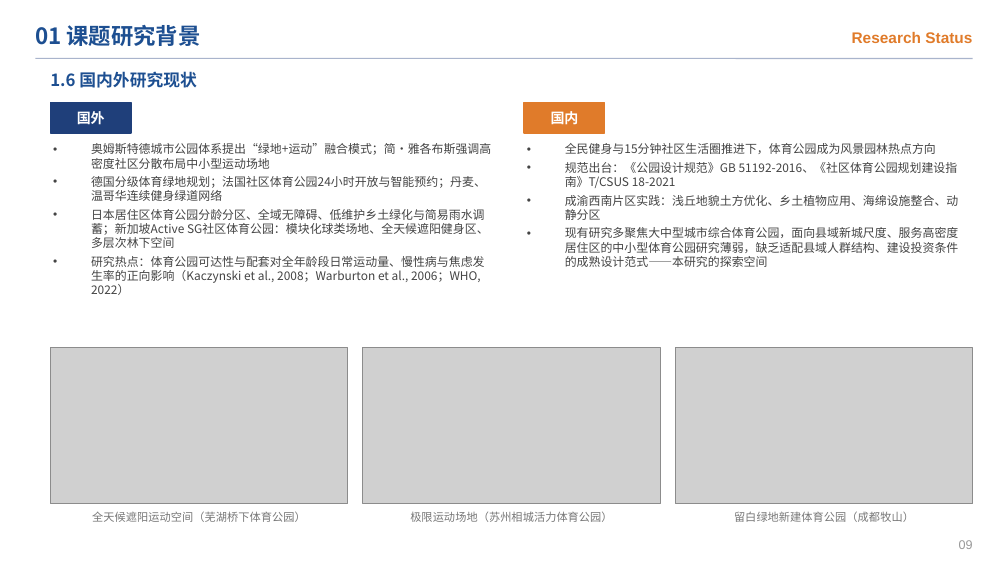
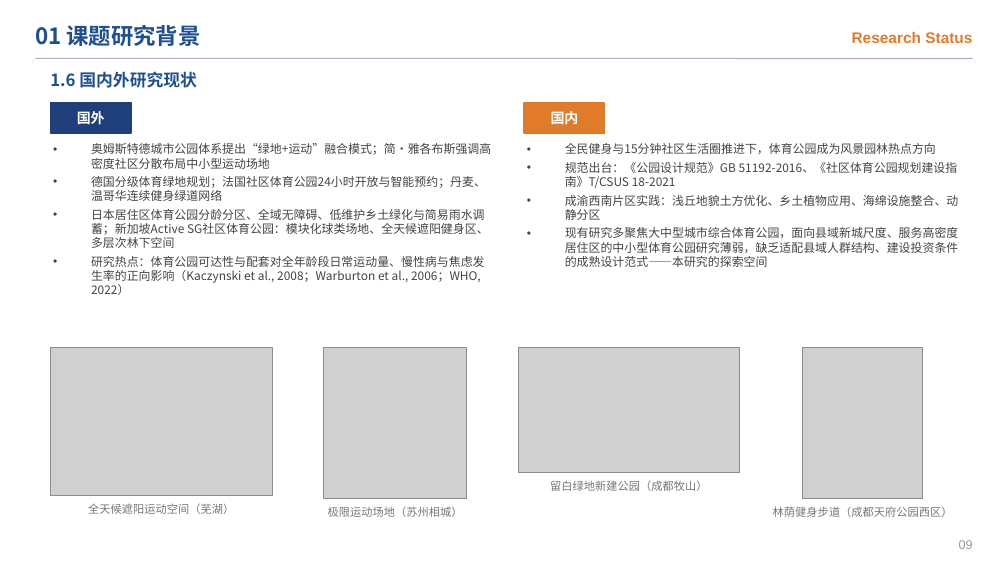
Before and after one commit to chun96309-cloud/lxfs, a slide deck: slide 11 of 跃动栖园_开题答辩PPT.pptx. Drawn at 1008x567 pixels with LibreOffice and Linux fonts; fonts in the diff are those of the drawing; grey boxes stand for pictures. Boxes give left, top, right and bottom in pixels: in the first picture for what was removed or moved away, otherwise in the second. Text is boxed around its words. In the diff, an @@ line names an element or a change of style, - is before the commit and + after.

```diff
--- a/跃动栖园_开题答辩PPT.pptx
+++ b/跃动栖园_开题答辩PPT.pptx
@@ picture: place and size @@
-picture at bbox=[50, 348, 348, 504]
+picture at bbox=[50, 348, 272, 496]
@@ picture: place and size @@
-picture at bbox=[363, 348, 660, 504]
+picture at bbox=[324, 348, 467, 499]
@@ picture: place and size @@
-picture at bbox=[675, 348, 973, 504]
+picture at bbox=[518, 348, 740, 473]
@@ picture added at bbox=[802, 348, 922, 499] @@
@@ text at bbox=[88, 503, 234, 514]: text changed @@
-全天候遮阳运动空间（芜湖桥下体育公园）
+全天候遮阳运动空间（芜湖）
@@ text at bbox=[328, 506, 463, 517]: text changed @@
-极限运动场地（苏州相城活力体育公园）
+极限运动场地（苏州相城）
@@ text at bbox=[550, 480, 707, 491]: text changed @@
-留白绿地新建体育公园（成都牧山）
+留白绿地新建公园（成都牧山）
@@ text added at bbox=[773, 506, 953, 517], 8 pt, text #777777 @@
+林荫健身步道（成都天府公园西区）
```
Also in this commit, not shown: 38 other slides changed, 1 slide added, 9 other files.
